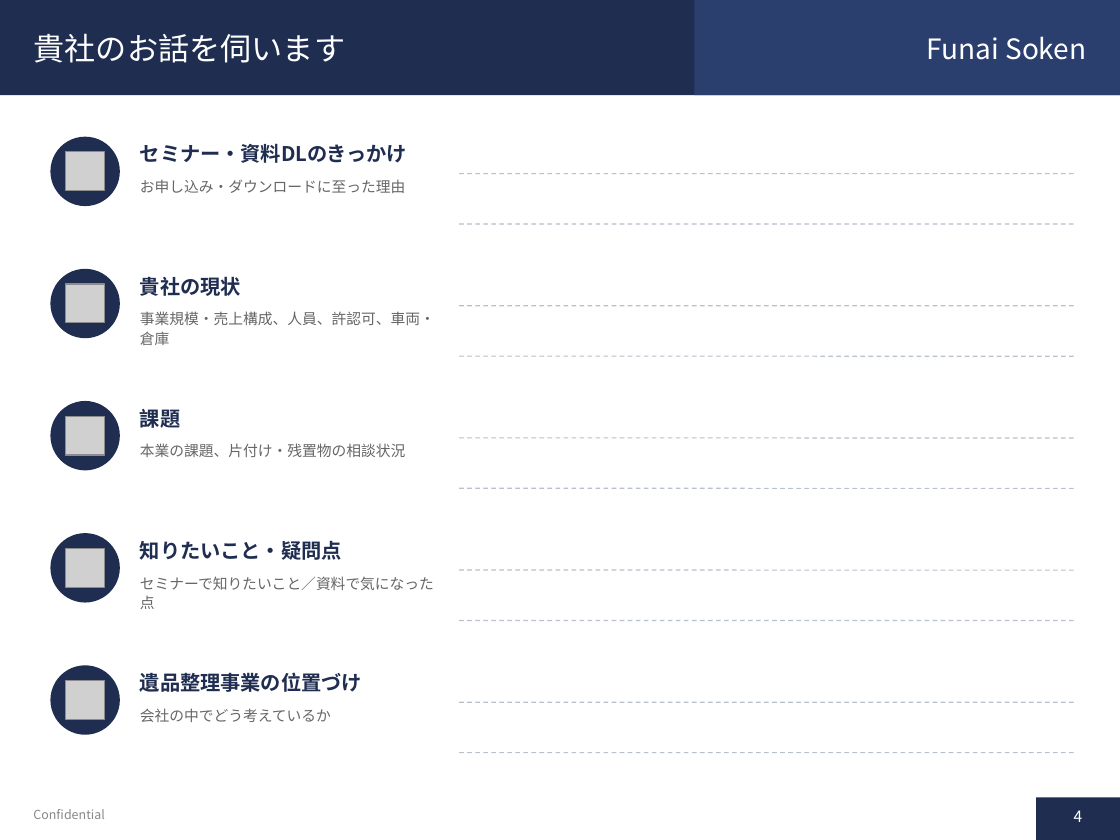
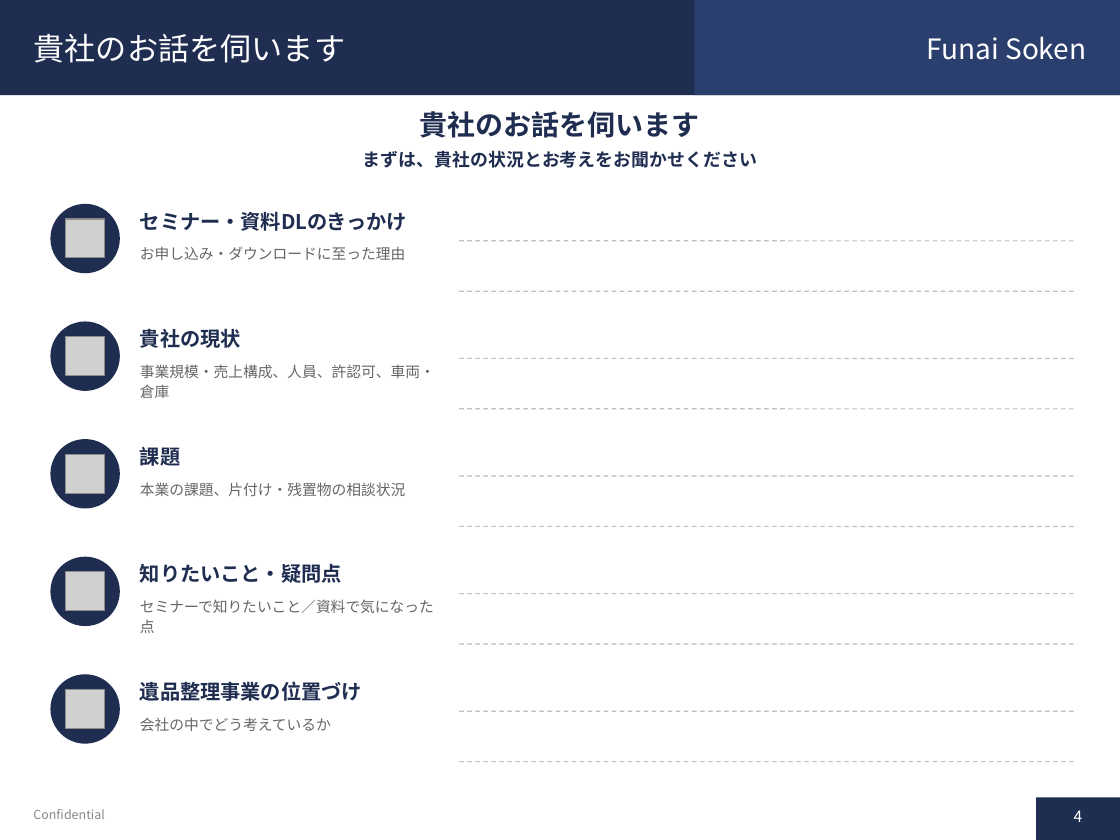
Before and after one commit to soshiro-iki-sys/-, a slide deck: slide 4 of proposals/遺品整理事業_企画書.pptx. Drawn at 1120x840 pixels with LibreOffice and Linux fonts; fonts in the diff are those of the drawing; grey boxes stand for pictures. Boxes give left, top, right and bottom in pixels: in the first picture for what was removed or moved away, otherwise in the second. Text is boxed around its words. In the diff, an @@ line names an element or a change of style, - is before the commit and + after.

```diff
--- a/proposals/遺品整理事業_企画書.pptx
+++ b/proposals/遺品整理事業_企画書.pptx
@@ text added at bbox=[420, 111, 700, 138], 18 pt, text #1F2D50, bold @@
+貴社のお話を伺います
@@ text added at bbox=[363, 150, 757, 168], 11.5 pt, text #1F2D50, bold @@
+まずは、貴社の状況とお考えをお聞かせください
@@ 2 texts, 1 ellipse: place and size @@
-2 texts, 1 ellipse at bbox=[50, 137, 407, 206]
+2 texts, 1 ellipse at bbox=[50, 204, 407, 273]
@@ picture: place and size @@
-picture at bbox=[66, 152, 105, 192]
+picture at bbox=[66, 220, 105, 259]
@@ line moved from (459, 224) - (1075, 224) to (459, 241) - (1075, 241) @@
@@ line moved from (459, 306) - (1075, 306) to (459, 291) - (1075, 291) @@
@@ ellipse: place and size @@
-ellipse at bbox=[50, 269, 120, 338]
+ellipse at bbox=[50, 321, 120, 391]
@@ 2 texts, 1 picture: place and size @@
-2 texts, 1 picture at bbox=[66, 276, 435, 345]
+2 texts, 1 picture at bbox=[66, 328, 435, 398]
@@ line moved from (459, 438) - (1075, 438) to (459, 409) - (1075, 409) @@
@@ 2 texts, 1 picture, 1 ellipse: place and size @@
-2 texts, 1 picture, 1 ellipse at bbox=[50, 401, 405, 470]
+2 texts, 1 picture, 1 ellipse at bbox=[50, 439, 405, 508]
@@ line moved from (459, 488) - (1075, 488) to (459, 476) - (1075, 476) @@
@@ line moved from (459, 174) - (1075, 174) to (459, 526) - (1075, 526) @@
@@ 2 texts, 2 lines, 1 picture, 1 ellipse: place and size @@
-2 texts, 2 lines, 1 picture, 1 ellipse at bbox=[50, 533, 1075, 620]
+2 texts, 2 lines, 1 picture, 1 ellipse at bbox=[50, 557, 1075, 644]
@@ 2 texts, 2 lines, 1 picture, 1 ellipse: place and size @@
-2 texts, 2 lines, 1 picture, 1 ellipse at bbox=[50, 665, 1075, 753]
+2 texts, 2 lines, 1 picture, 1 ellipse at bbox=[50, 674, 1075, 762]
```
Also in this commit, not shown: 12 other slides changed, 11 other files.
